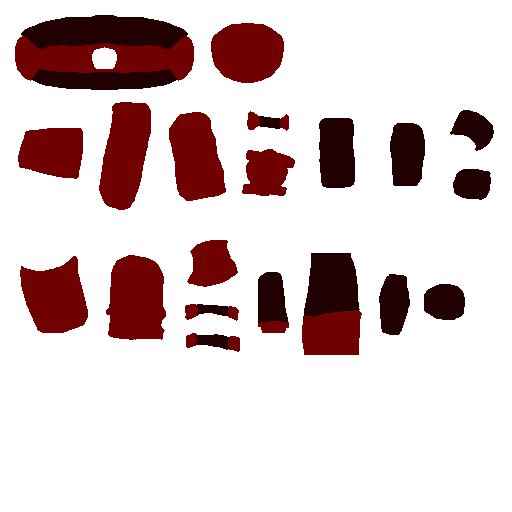
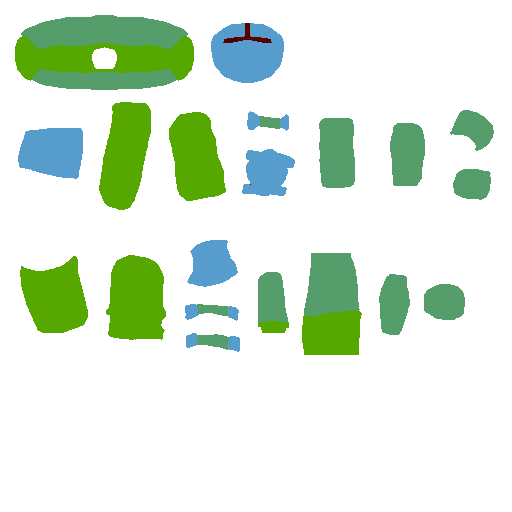
Revision of a layered 512px x 512px image; what changed, layer by layer:
moved "shine-map" into group "shine-map #1" over [15, 15, 494, 355]
